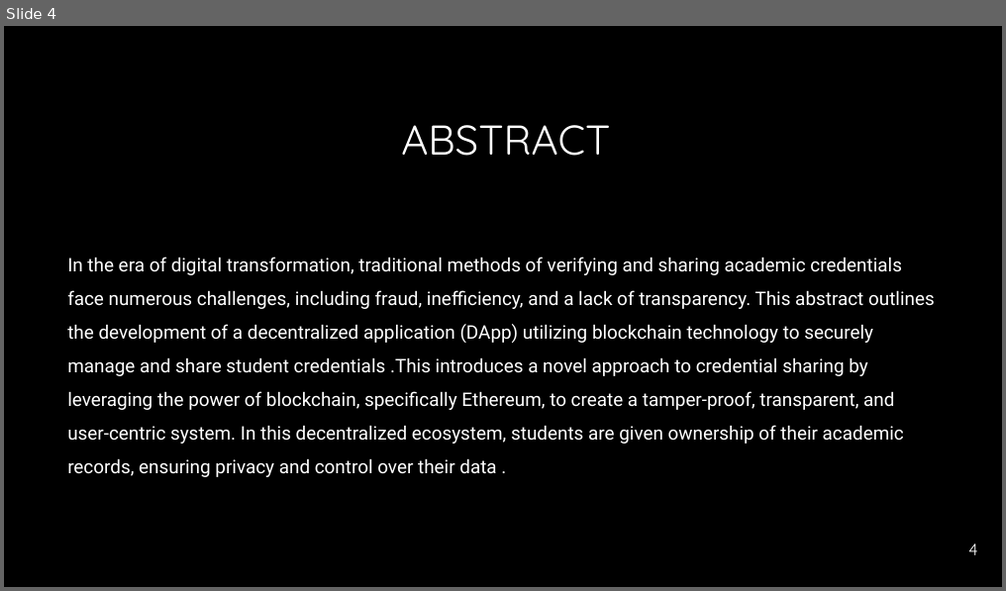
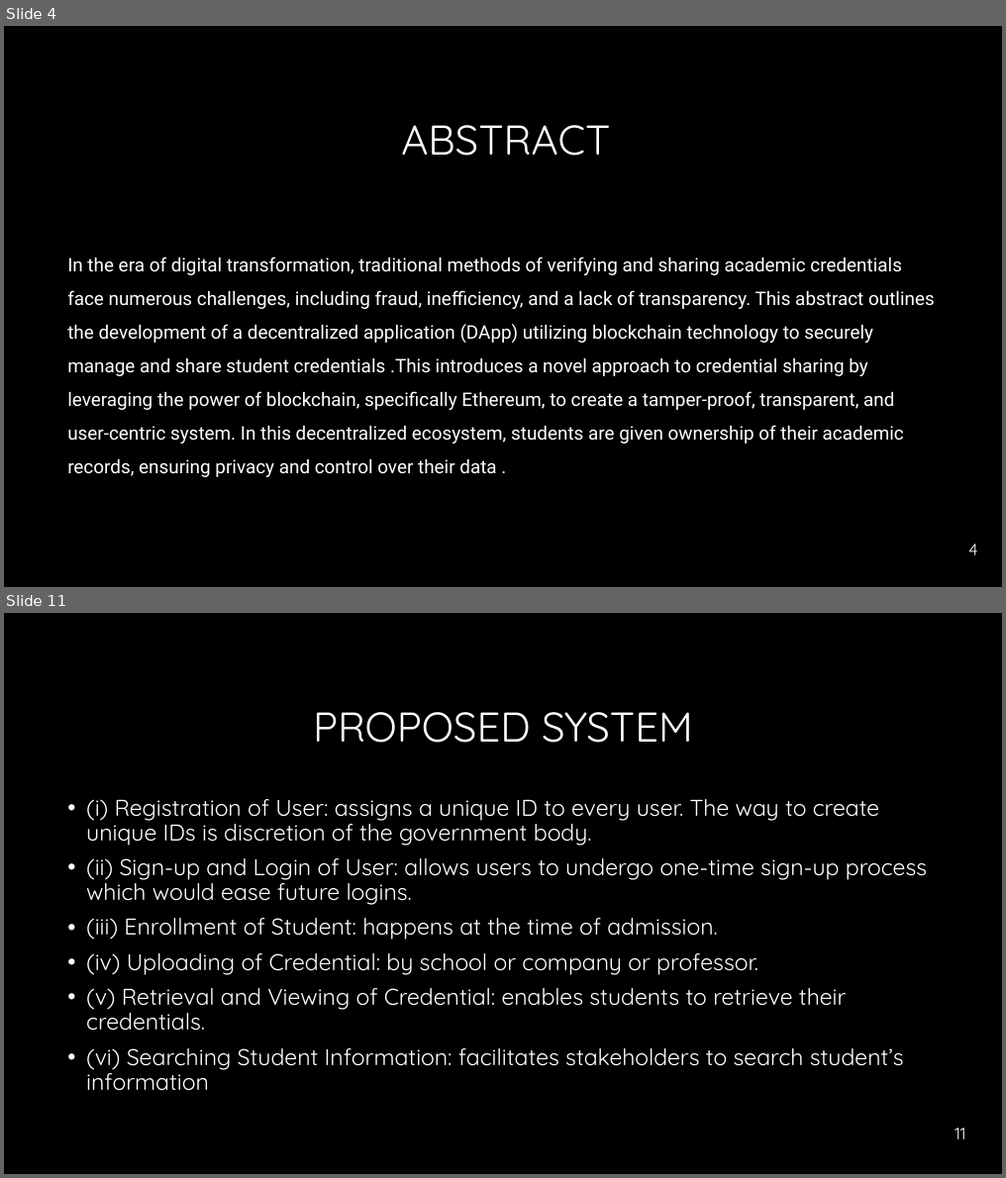
Before and after one commit to Annsunny595/ppt, a slide deck: Presentation PROJECT.pptx. Shown one above the other, each under a label of ours: slide 4 before the commit, slides 4 and 11 after it; the slides between them are not shown. The pictures are 1006x591 and 1006x1178 pixels, drawn with LibreOffice and Linux fonts; fonts in the diff are those of the drawing; background and template pictures are left out. Boxes give left, top, right and bottom in pixels: in the first picture for what was removed or moved away, otherwise in the second. Text is boxed around its words. In the diff, an @@ line names an element or a change of style, - is before the commit and + after.

```diff
--- a/Presentation PROJECT.pptx
+++ b/Presentation PROJECT.pptx
@@ slide 11 added at (x1=4, y1=613, x2=1002, y2=1174), background #000000 @@
@@ title added at (x1=313, y1=712, x2=693, y2=743), 40 pt, text #FFFFFF @@
+PROPOSED SYSTEM
@@ text added at (x1=86, y1=799, x2=927, y2=1091), 22 pt, text #FFFFFF @@
+• (i) Registration of User: assigns a unique ID to every user. The way to create unique IDs is discretion of the government body.
+• (ii) Sign-up and Login of User: allows users to undergo one-time sign-up process which would ease future logins.
+• (iii) Enrollment of Student: happens at the time of admission.
+• (iv) Uploading of Credential: by school or company or professor.
+• (v) Retrieval and Viewing of Credential: enables students to retrieve their credentials.
+• (vi) Searching Student Information: facilitates stakeholders to search student’s information
@@ page number added at (x1=954, y1=1128, x2=965, y2=1140), 16 pt, text #FFFFFF @@
+11
```
Also in this commit, not shown: 3 slides changed, 6 other slides added, 2 slides removed.
